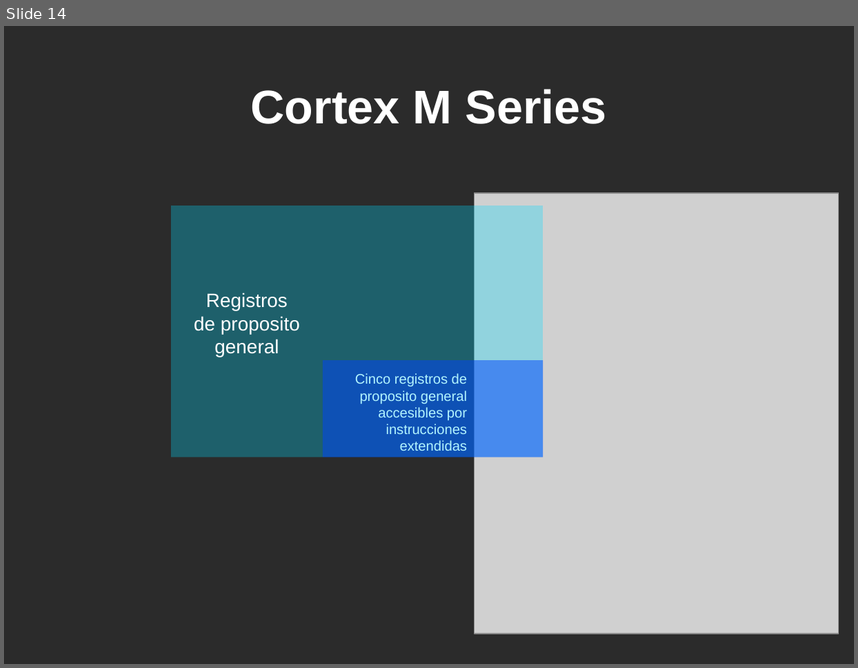
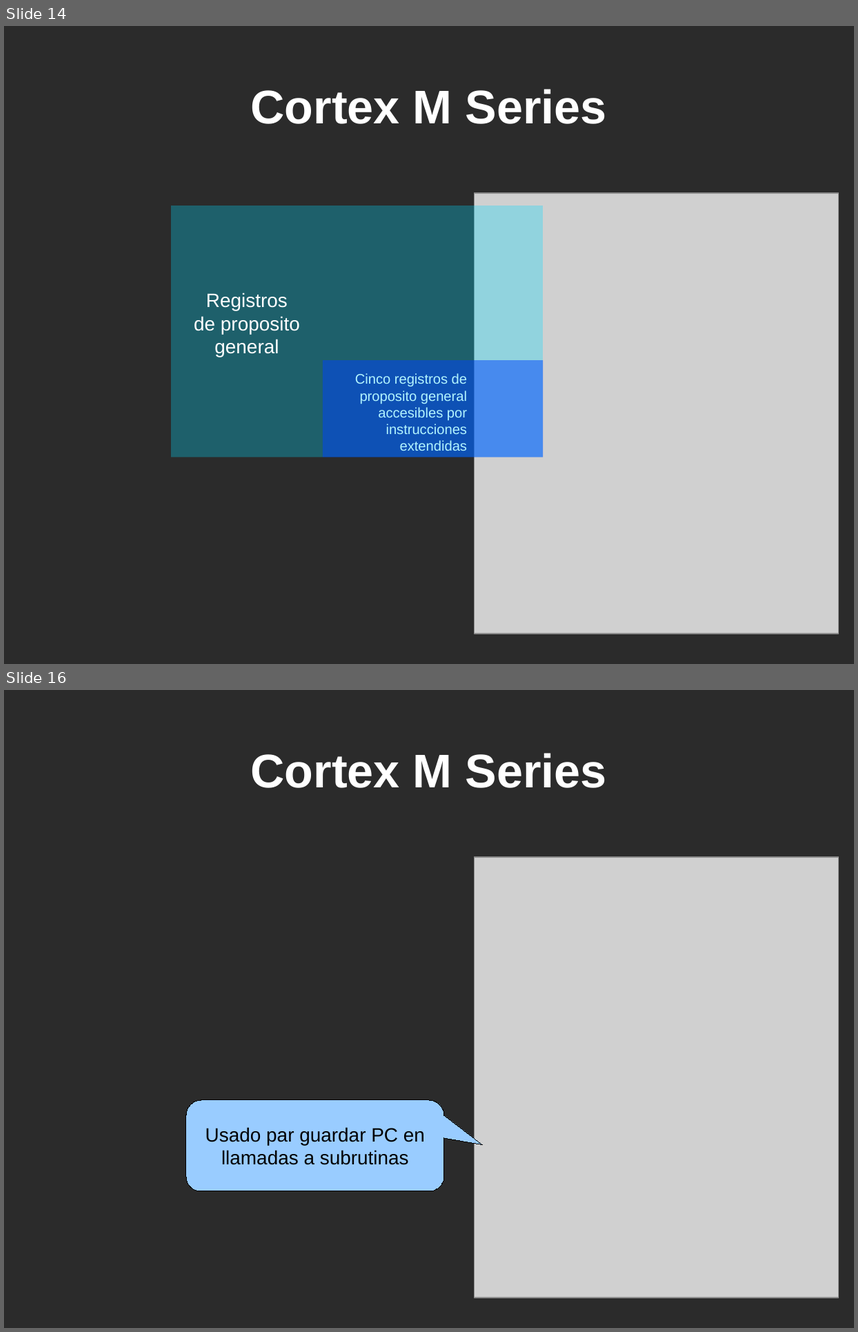
Before and after one commit to martinribelotta/curso_cm3_2011_docs, a slide deck: Curso Cortex M3 UTN.odp. Shown one above the other, each under a label of ours: slide 14 before the commit, slides 14 and 16 after it; the slides between them are not shown. The pictures are 858x668 and 858x1332 pixels, drawn with LibreOffice and Linux fonts; fonts in the diff are those of the drawing; grey boxes stand for pictures; background and template pictures are left out; a plain dark background stands for a picture behind light text. Boxes give left, top, right and bottom in pixels: in the first picture for what was removed or moved away, otherwise in the second. Text is boxed around its words. In the diff, an @@ line names an element or a change of style, - is before the commit and + after.

```diff
--- a/Curso Cortex M3 UTN.odp
+++ b/Curso Cortex M3 UTN.odp
@@ slide 16 added at [4, 690, 854, 1328], background picture (left out) @@
@@ title added at [251, 753, 607, 788], 44 pt, text #FFFFFF, bold @@
+Cortex M Series
@@ picture added at [475, 858, 839, 1298] @@
@@ rounded speech box added at [186, 1100, 444, 1191], fill #99CCFF, outline #000000 0 pt, 18 pt, text #000000 @@
+Usado par guardar PC en
+llamadas a subrutinas
```
Also in this commit, not shown: 4 slides changed, 19 other slides added, 1 slide removed.
